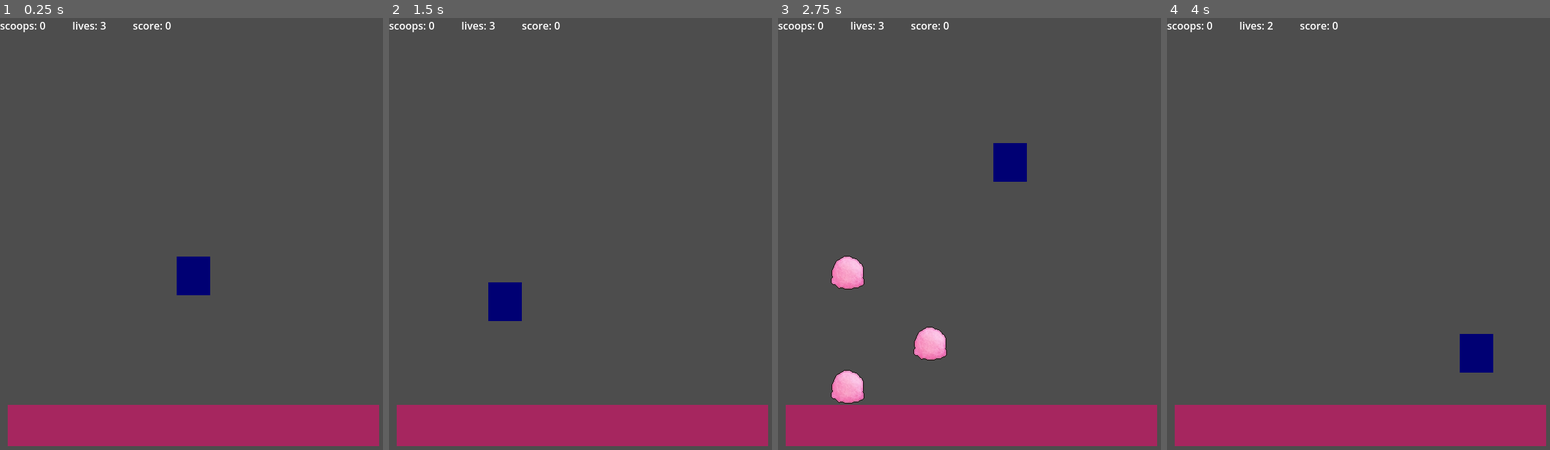
Above: before the commit, frames 1-4 (left to right).
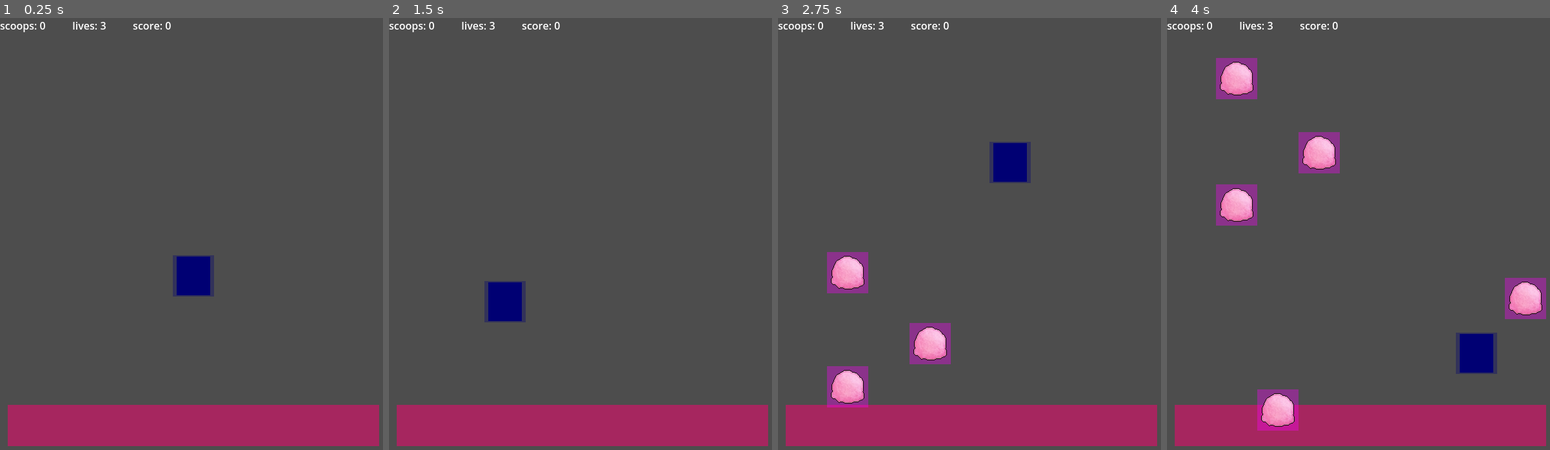
Above: after the commit, the same moments.

Repository: pjpollina/neo-icecream
Game: Godot game, scene res://game_objects/scenes/game.tscn
Same seed, same stepped clock (60 frames per second), same inputs: the game is played once before the commit and once after it.
Inputs (mouse positions are in pixels of both pictures, inside the frame that each line leads up to):
- Up to frame 1 (0.25 s): no input
- Up to frame 2 (1.5 s): tap Enter at 0.5 s; move the mouse to (668, 251) at 0.52 s; tap Space at 1.25 s; move the mouse to (503, 303) at 1.27 s
- Up to frame 3 (2.75 s): move the mouse to (1011, 160) at 2.02 s
- Up to frame 4 (4 s): move the mouse to (1339, 380) at 2.77 s; move the mouse to (1477, 354) at 3.52 s

The runs differ from the first frame. In frame 1, 0.2% of the frame differs, in the area x 45-56%, y 54-65%; in frame 2, 0.2%; in frame 3, 1.7%; in frame 4, 5.4%, in the area x 12-99%, y 0-96%.

Commit message:
Fixed collision on placeholder boxes

Diff:
--- a/game_objects/player/player.tscn
+++ b/game_objects/player/player.tscn
@@ -1,8 +1,8 @@
-[gd_scene load_steps=5 format=3 uid="uid://dqa48e8ilcndk"]
+[gd_scene load_steps=5 format=3 uid="uid://drfpw0pttiuut"]
 
 [ext_resource type="Script" path="res://game_objects/player/player.gd" id="1_dykij"]
 
-[sub_resource type="RectangleShape2D" id="RectangleShape2D_4dqe7"]
+[sub_resource type="PlaceholderTexture2D" id="PlaceholderTexture2D_5w8oi"]
 size = Vector2(64, 64)
 
 [sub_resource type="PlaceholderTexture2D" id="PlaceholderTexture2D_shksd"]
@@ -14,20 +14,24 @@
 
 [node name="Player" type="Area2D"]
 script = ExtResource("1_dykij")
+metadata/_edit_group_ = true
 
-[node name="Fullsize" type="CollisionShape2D" parent="."]
-position = Vector2(32, 32)
-shape = SubResource("RectangleShape2D_4dqe7")
-debug_color = Color(0, 0.6, 0.266667, 0.419608)
+[node name="Fullsize" type="Sprite2D" parent="."]
+self_modulate = Color(0, 1, 0.45098, 0.34902)
+texture = SubResource("PlaceholderTexture2D_5w8oi")
+centered = false
+metadata/_edit_lock_ = true
 
 [node name="Placeholder" type="Sprite2D" parent="."]
 modulate = Color(0, 1, 0.45098, 1)
 texture = SubResource("PlaceholderTexture2D_shksd")
 offset = Vector2(32, 32)
+metadata/_edit_lock_ = true
 
 [node name="Hitbox" type="CollisionShape2D" parent="."]
 position = Vector2(32, 32)
 shape = SubResource("CapsuleShape2D_y3pws")
 debug_color = Color(0.992157, 0, 0.247059, 0.419608)
+metadata/_edit_lock_ = true
 
 [connection signal="area_entered" from="." to="." method="_on_area_entered"]
--- a/game_objects/projectiles/scoop.tscn
+++ b/game_objects/projectiles/scoop.tscn
@@ -3,7 +3,7 @@
 [ext_resource type="Script" path="res://game_objects/projectiles/scoop.gd" id="1_v802b"]
 [ext_resource type="Texture2D" uid="uid://d28twtgr684hw" path="res://assets/sprites/scoops.webp" id="2_5wkjs"]
 
-[sub_resource type="RectangleShape2D" id="RectangleShape2D_xq2fn"]
+[sub_resource type="PlaceholderTexture2D" id="PlaceholderTexture2D_w3q2b"]
 size = Vector2(64, 64)
 
 [sub_resource type="CircleShape2D" id="CircleShape2D_1vu75"]
@@ -15,10 +15,10 @@
 script = ExtResource("1_v802b")
 metadata/_edit_group_ = true
 
-[node name="Fullsize" type="CollisionShape2D" parent="."]
-position = Vector2(32, 32)
-shape = SubResource("RectangleShape2D_xq2fn")
-debug_color = Color(0, 0.6, 0, 0.419608)
+[node name="Fullsize" type="Sprite2D" parent="."]
+self_modulate = Color(1, 0.447059, 1, 0.34902)
+texture = SubResource("PlaceholderTexture2D_w3q2b")
+centered = false
 metadata/_edit_lock_ = true
 
 [node name="Sprite" type="Sprite2D" parent="."]
